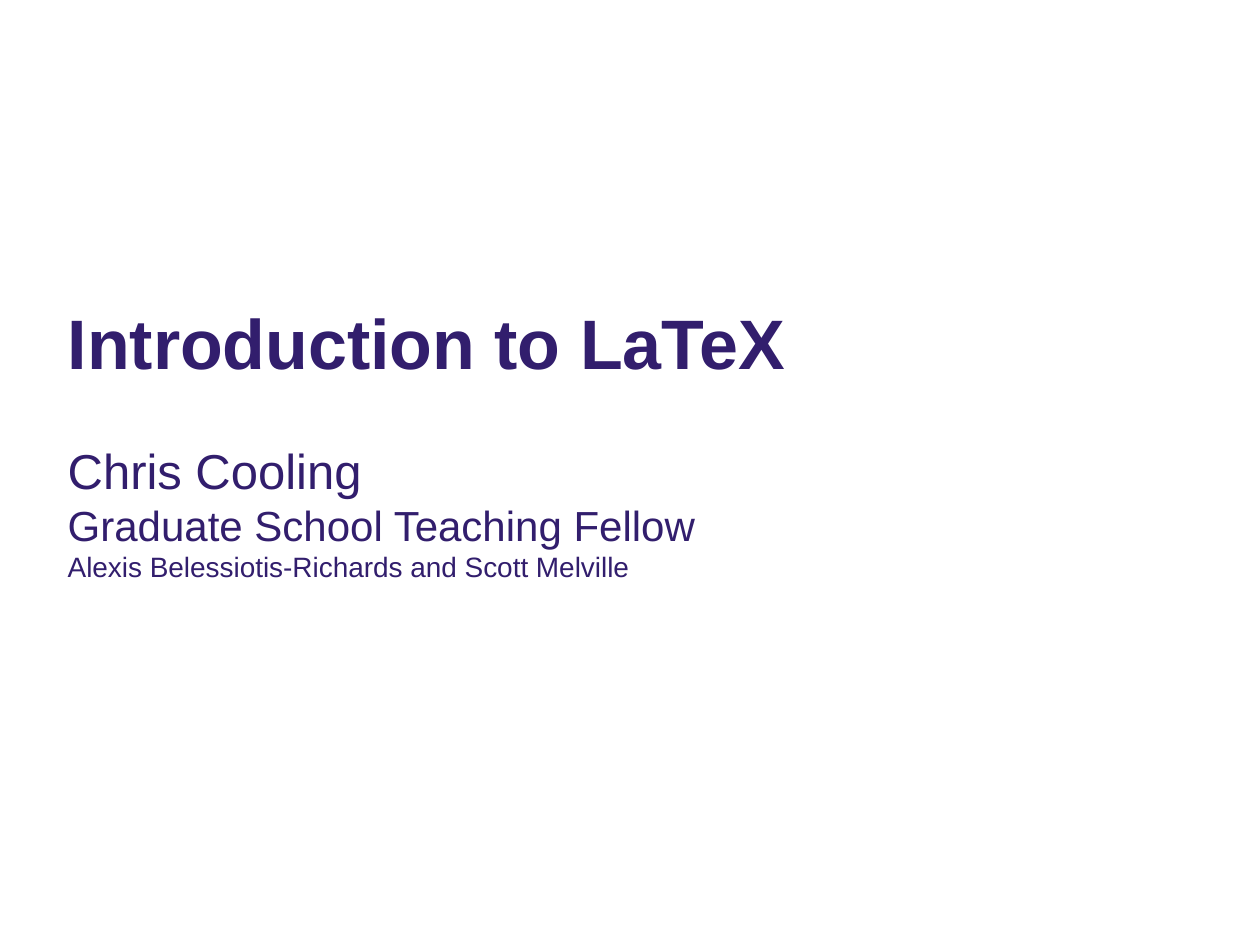
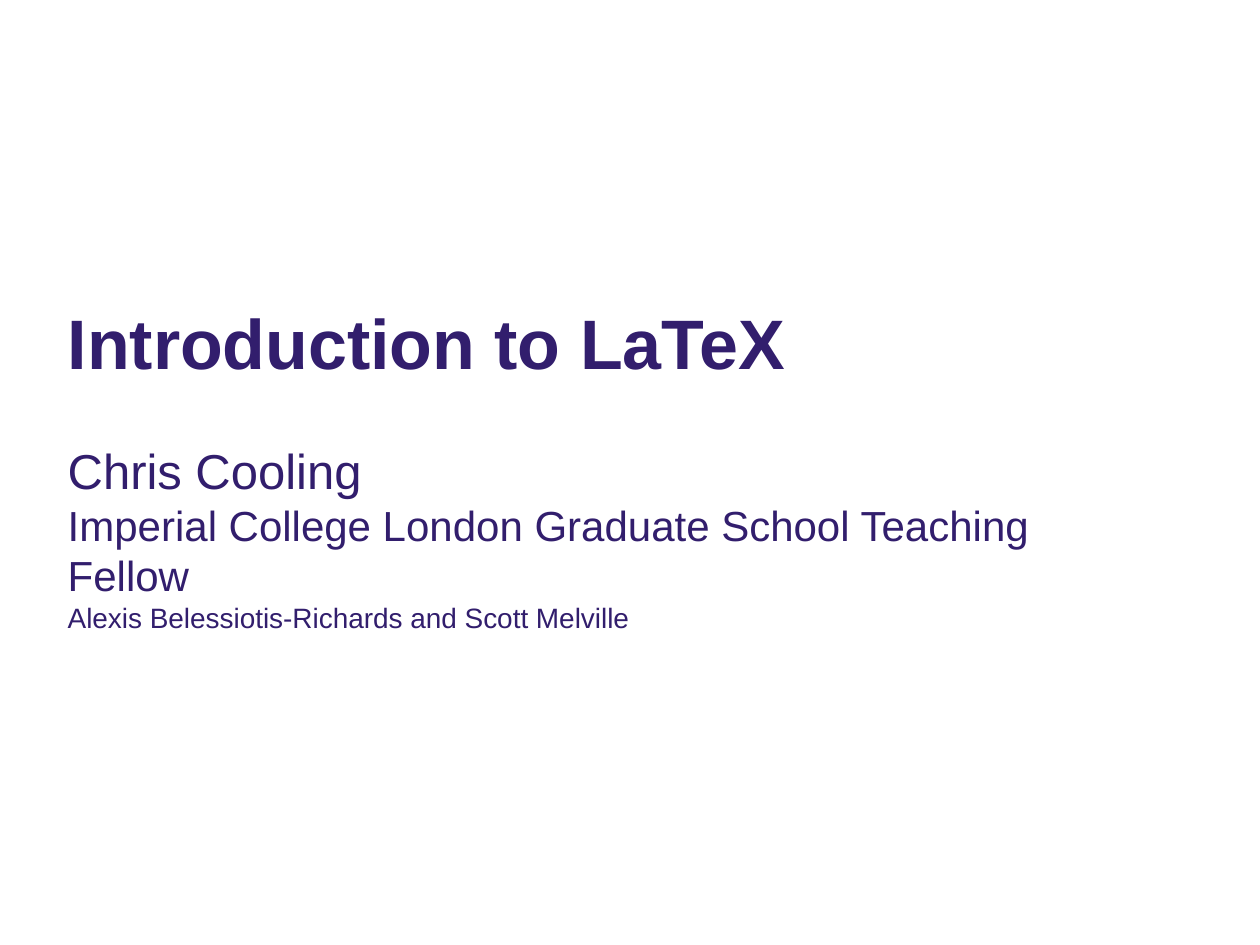
Before and after one commit to ImperialCollegeLondon/RCDS-introduction-to-latex, a slide deck: slide 1 of Intro to Latex Slides.pptx. Drawn at 1260x945 pixels with LibreOffice and Linux fonts; fonts in the diff are those of the drawing; background and template pictures are left out. Boxes give left, top, right and bottom in pixels: in the first picture for what was removed or moved away, otherwise in the second. Text is boxed around its words. In the diff, an @@ line names an element or a change of style, - is before the commit and + after.

```diff
--- a/Intro to Latex Slides.pptx
+++ b/Intro to Latex Slides.pptx
@@ subtitle at (68,510,1029,592): text changed @@
-Graduate School Teaching Fellow
+Imperial College London Graduate School Teaching Fellow
```
Also in this commit, not shown: 1 other slide changed, 2 slides removed, 1 other file.
